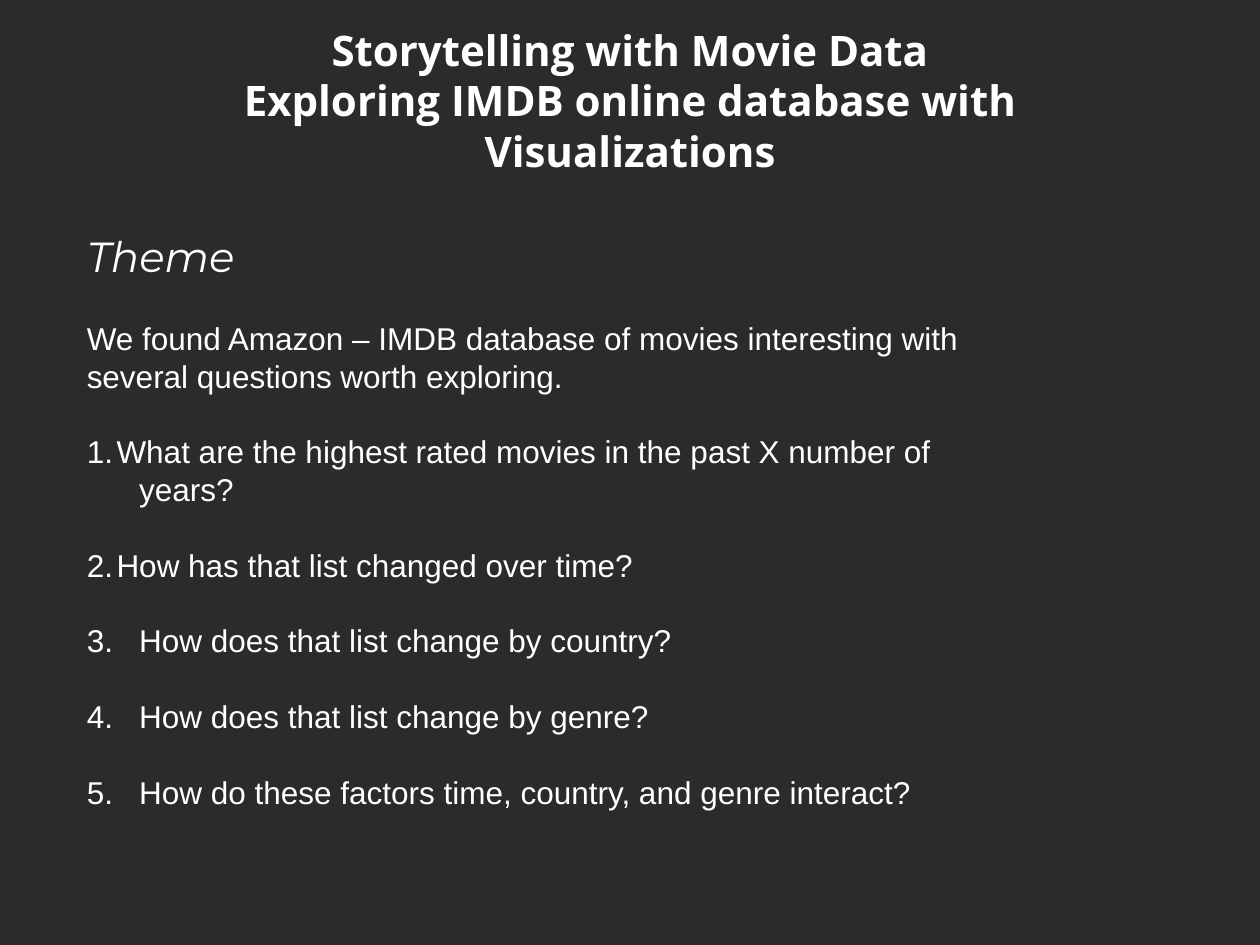
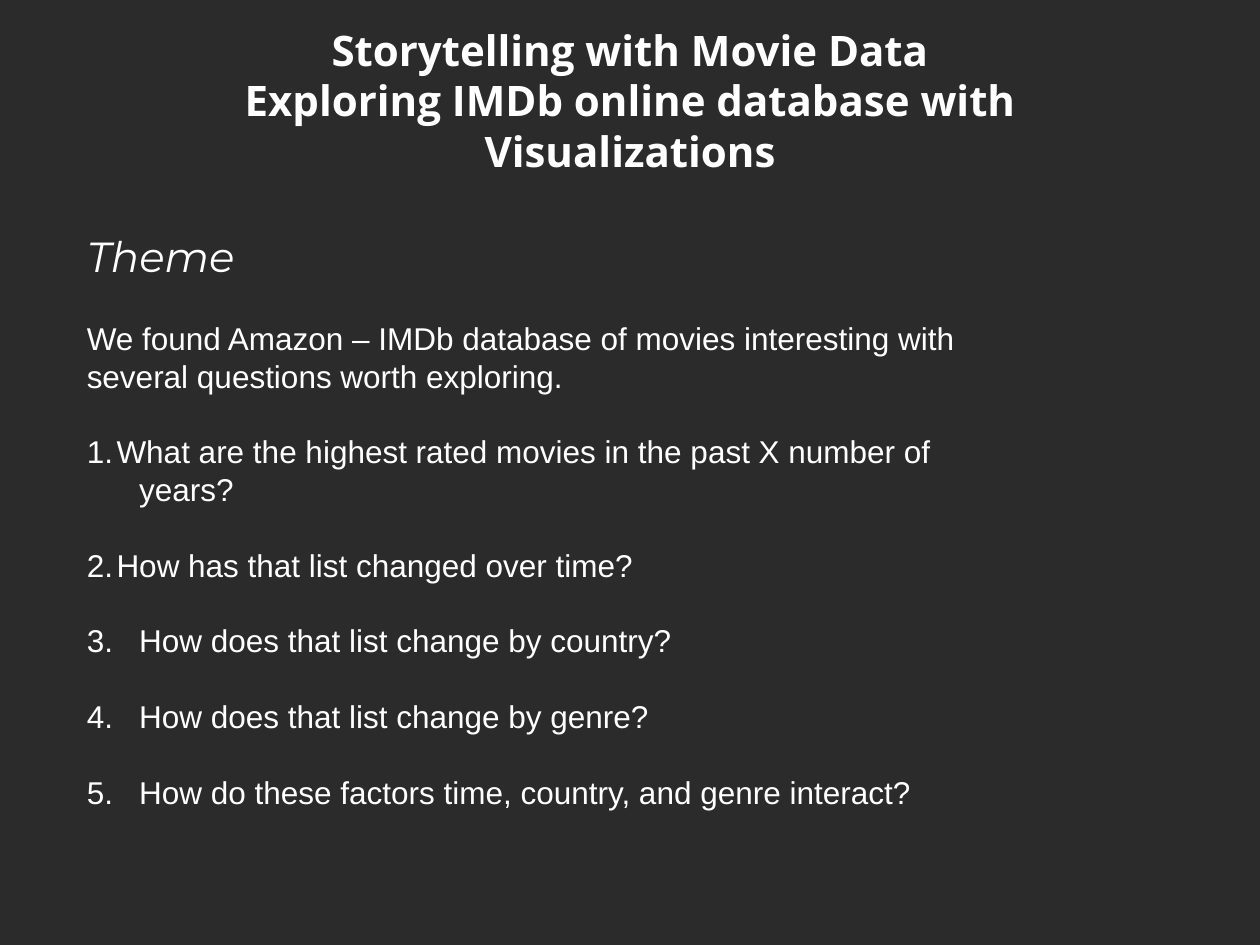
Before and after one commit to Fhern1954/Project-2-Fantastic-4, a slide deck: slide 1 of slides.ppt. Drawn at 1260x945 pixels with LibreOffice and Linux fonts; fonts in the diff are those of the drawing; background and template pictures are left out; a plain dark background stands for a picture behind light text. Boxes give left, top, right and bottom in pixels: in the first picture for what was removed or moved away, otherwise in the second. Text is boxed around its words. In the diff, an @@ line names an element or a change of style, - is before the commit and + after.

```diff
--- a/slides.ppt
+++ b/slides.ppt
@@ title at <box>245,34,1016,168</box>: text changed @@
-Storytelling with Movie Data
-Exploring IMDB online database with Visualizations
+Storytelling with Movie Data
+Exploring IMDb online database with Visualizations
@@ text at <box>87,327,954,356</box>: text changed @@
-We found Amazon – IMDB database of movies interesting with
+We found Amazon – IMDb database of movies interesting with
```
Also in this commit, not shown: 2 other slides changed, 1 other file.
